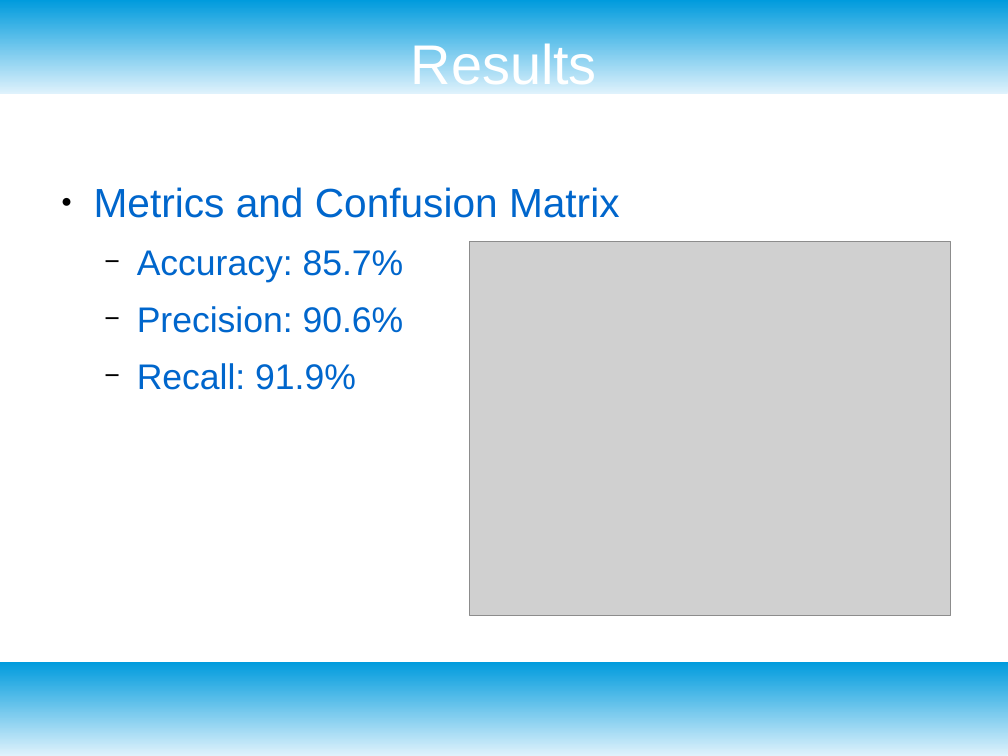
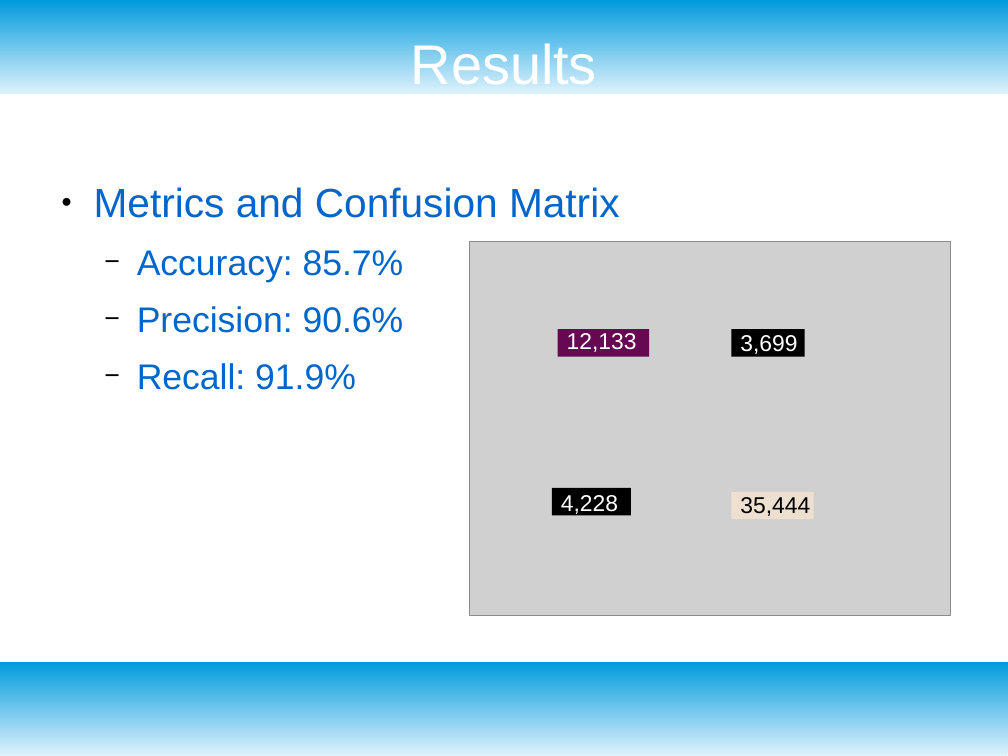
Before and after one commit to Shredder42/breast_cancer_histopathology, a slide deck: slide 6 of presentation.odp. Drawn at 1008x756 pixels with LibreOffice and Linux fonts; fonts in the diff are those of the drawing; grey boxes stand for pictures. Boxes give left, top, right and bottom in pixels: in the first picture for what was removed or moved away, otherwise in the second. Text is boxed around its words. In the diff, an @@ line names an element or a change of style, - is before the commit and + after.

Commit message:
edited cm

```diff
--- a/presentation.odp
+++ b/presentation.odp
@@ rectangle added at (558,329,649,357), fill #650953 @@
@@ rectangle added at (732,329,805,357), fill #000000 @@
@@ text added at (567,333,637,352), 18 pt, text #FFFFFF @@
+12,133
@@ text added at (740,335,797,357), 18 pt, text #FFFFFF @@
+3,699
@@ rectangle added at (552,488,631,516), fill #000000 @@
@@ text added at (561,495,618,517), 18 pt, text #FFFFFF @@
+4,228
@@ rectangle added at (732,492,814,520), fill #EEE0D1 @@
@@ text added at (740,497,810,516), 18 pt, text #000000 @@
+35,444
```
Also in this commit, not shown: 2 other slides changed.
